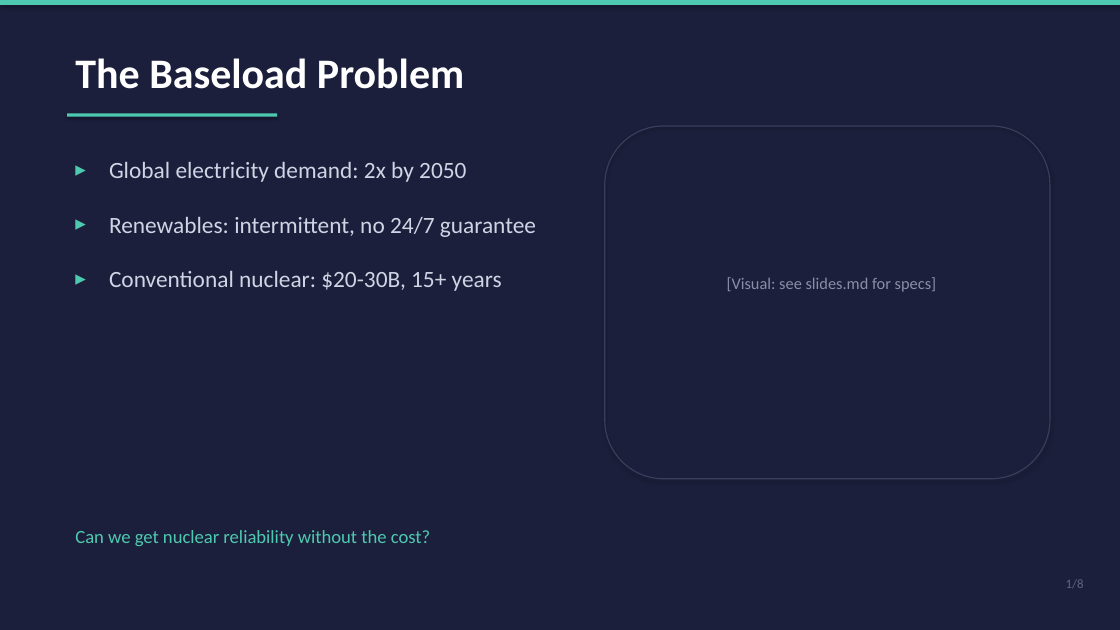
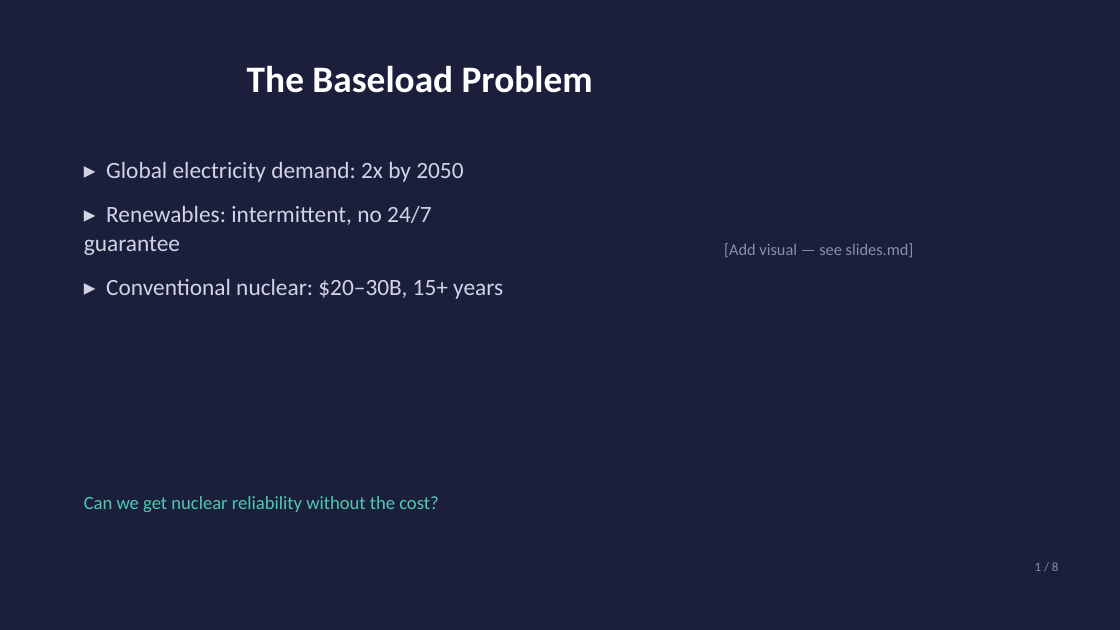
Before and after one commit to jjfixman6/energy-and-the-environment, a slide deck: slide 2 of SMR_NuScale_Presentation.pptx. Drawn at 1120x630 pixels with LibreOffice and Linux fonts; fonts in the diff are those of the drawing. Boxes give left, top, right and bottom in pixels: in the first picture for what was removed or moved away, otherwise in the second. Text is boxed around its words. In the diff, an @@ line names an element or a change of style, - is before the commit and + after.

```diff
--- a/SMR_NuScale_Presentation.pptx
+++ b/SMR_NuScale_Presentation.pptx
@@ rectangle removed at (x1=0, y1=0, x2=1120, y2=5) @@
@@ title "The Baseload Problem" moved from (x1=75, y1=58, x2=464, y2=89) to (x1=247, y1=65, x2=593, y2=93) @@
@@ title "The Baseload Problem" at (x1=247, y1=65, x2=593, y2=93): size 36 to 32 pt; alignment left to centre; vertical alignment top to middle @@
@@ rectangle removed at (x1=67, y1=113, x2=277, y2=117) @@
@@ rounded rectangle removed at (x1=605, y1=126, x2=1050, y2=479) @@
@@ text removed at (x1=67, y1=151, x2=101, y2=193) @@
-▸
@@ text at (x1=84, y1=162, x2=503, y2=299): text changed @@
-Conventional nuclear: $20-30B, 15+ years
+▸ Global electricity demand: 2x by 2050
+▸ Renewables: intermittent, no 24/7 guarantee
+▸ Conventional nuclear: $20–30B, 15+ years
@@ text removed at (x1=109, y1=162, x2=466, y2=182) @@
-Global electricity demand: 2x by 2050
@@ text removed at (x1=67, y1=206, x2=101, y2=248) @@
-▸
@@ text removed at (x1=109, y1=217, x2=536, y2=237) @@
-Renewables: intermittent, no 24/7 guarantee
@@ text removed at (x1=67, y1=260, x2=101, y2=302) @@
-▸
@@ text at (x1=724, y1=243, x2=914, y2=257): text changed @@
-[Visual: see slides.md for specs]
+[Add visual — see slides.md]
@@ text "Can we get nuclear reliability ..." moved from (x1=75, y1=530, x2=430, y2=546) to (x1=84, y1=496, x2=438, y2=512) @@
@@ text at (x1=1035, y1=562, x2=1058, y2=571): text changed; text colour #606480 to #8A8EA8 @@
-1/8
+1 / 8
```
Also in this commit, not shown: 8 other slides changed, 1 other file.
